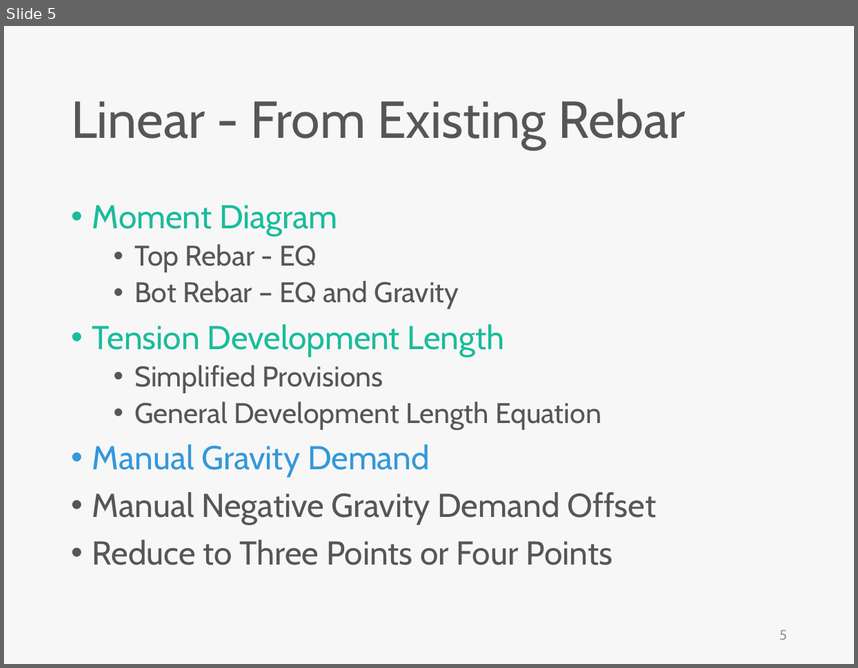
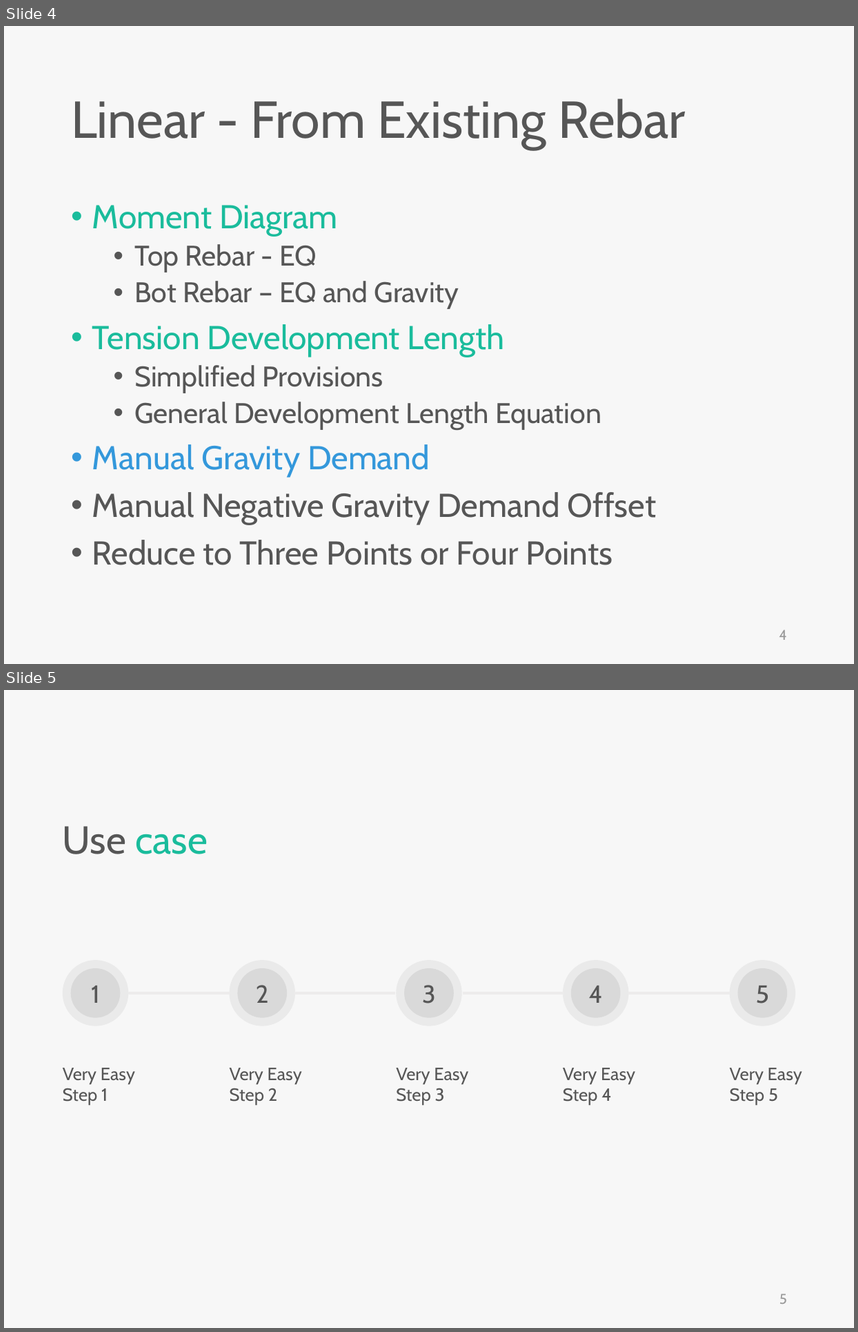
Before and after one commit to skyran1278/VbaProject, a slide deck: 20180126_SmartSplice/20180808_Meeting/SmartSplice.pptx. Shown one above the other, each under a label of ours: slide 5 before the commit, slides 4 and 5 after it. The pictures are 858x668 and 858x1332 pixels, drawn with LibreOffice and Linux fonts; fonts in the diff are those of the drawing. Boxes give left, top, right and bottom in pixels: in the first picture for what was removed or moved away, otherwise in the second. Text is boxed around its words. In the diff, an @@ line names an element or a change of style, - is before the commit and + after.

```diff
--- a/20180126_SmartSplice/20180808_Meeting/SmartSplice.pptx
+++ b/20180126_SmartSplice/20180808_Meeting/SmartSplice.pptx
@@ slide 5 added at [4,690,854,1328], background #F7F7F7 @@
@@ text added at [63,826,208,854], 33 pt, text #1ABC9C @@
+Use case
@@ ellipse added at [63,960,128,1026], fill #D9D9D9 at 42% opacity, 21 pt, text #565656 @@
+1
@@ ellipse added at [71,968,121,1017], fill #D9D9D9 @@
@@ ellipse added at [229,960,294,1026], fill #D9D9D9 at 42% opacity, 21 pt, text #565656 @@
+2
@@ ellipse added at [238,968,287,1017], fill #D9D9D9 @@
@@ ellipse added at [396,960,461,1026], fill #D9D9D9 at 42% opacity, 21 pt, text #565656 @@
+3
@@ ellipse added at [404,968,454,1017], fill #D9D9D9 @@
@@ ellipse added at [562,960,628,1026], fill #D9D9D9 at 42% opacity, 21 pt, text #565656 @@
+4
@@ ellipse added at [571,968,620,1017], fill #D9D9D9 @@
@@ ellipse added at [730,960,795,1026], fill #D9D9D9 at 42% opacity, 21 pt, text #565656 @@
+5
@@ ellipse added at [737,968,787,1017], fill #D9D9D9 @@
@@ line added from (128, 993) to (229, 993), #EDECEC 2.25 pt @@
@@ line added from (294, 993) to (395, 993), #EDECEC 2.25 pt @@
@@ line added from (463, 993) to (564, 993), #EDECEC 2.25 pt @@
@@ line added from (629, 993) to (730, 993), #EDECEC 2.25 pt @@
@@ text added at [63,1067,135,1105], 15 pt, text #565656 @@
+Very Easy Step 1
@@ text added at [230,1067,302,1105], 15 pt, text #565656 @@
+Very Easy Step 2
@@ text added at [396,1067,468,1105], 15 pt, text #565656 @@
+Very Easy Step 3
@@ text added at [563,1067,635,1105], 15 pt, text #565656 @@
+Very Easy Step 4
@@ text added at [730,1067,802,1105], 15 pt, text #565656 @@
+Very Easy Step 5
@@ page number added at [780,1294,787,1303], 12 pt, text #9A9A9A @@
+5
@@ what was slide 5 is now slide 4 @@
@@ page number at [779,630,786,639]: text changed @@
-5
+4
```
Also in this commit, not shown: 6 other slides added, 3 slides removed, 4 other files.
